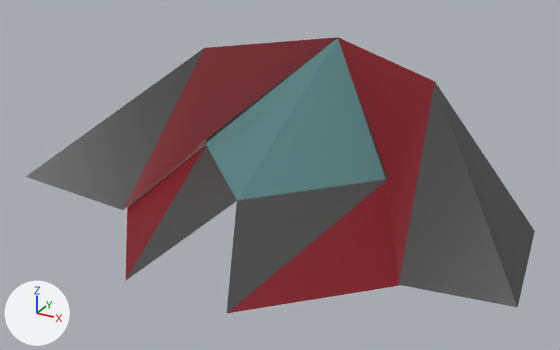
Before and after pictures for a commit that changed the FBX model Assets/Models/Fighter.fbx.
Before and after are seen from a camera (50 mm lens) standing at (0.0194, -0.0365, 0.0199) and looking at (-0.0041, 0.0063, -0.0015). The lights are fixed; the arrows at lower left show +X, +Y and +Z. Where no turn or scale is listed for an object, it has been applied to the vertices.

Script lines for the objects in view, before the commit:
```python
ob_polysurface1 = bpy.data.objects.new('polySurface1', me_mesh_006)
ob_polysurface1.location = (0.00634, 0.00609, -0.00046)
ob_polysurface2 = bpy.data.objects.new('polySurface2', me_mesh_007)
ob_polysurface2.location = (0.00228, 0.00609, -0.00046)
ob_ppyramid1 = bpy.data.objects.new('pPyramid1', me_mesh)
ob_ppyramid1.location = (0.0, 0.0, 0.0)
ob_ppyramid3 = bpy.data.objects.new('pPyramid3', me_mesh_001)
ob_ppyramid3.location = (-0.01586, -0.00008, 0.0)
ob_ppyramid5 = bpy.data.objects.new('pPyramid5', me_mesh_002)
ob_ppyramid5.location = (-0.00353, 0.00688, 0.003)
ob_ppyramid6 = bpy.data.objects.new('pPyramid6', me_mesh_003)
ob_ppyramid6.location = (0.00033, 0.01217, 0.00005)
```
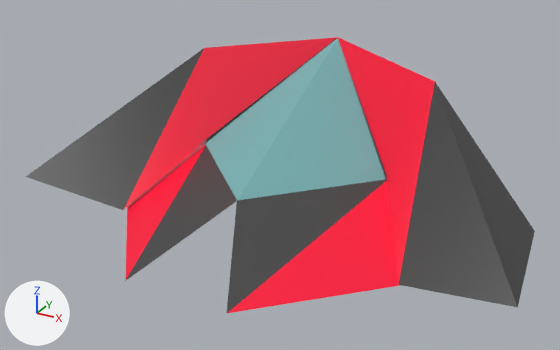
The edits, one by one:
Material 'RedStripe' (mat_redstripe) changes colour from dark red #7c0015 to red #ff0037; in linear values from (0.2, 0.0, 0.00769) to (1.0, 0.0, 0.0385).
Material 'FighterGlass' (mat_fighterglass) changes colour from cyan #558082 to cyan #77b1b3; in linear values from (0.0915, 0.217, 0.222) to (0.186, 0.442, 0.452).

Pixel boxes (x1, y1, x2, y2) of what changed, in the pictures (560 x 350 px):
'polySurface1', recoloured
    both: (338, 37, 438, 285)
'polySurface2', recoloured
    both: (121, 37, 338, 210)
'pPyramid1', recoloured
    both: (227, 179, 399, 313)
'pPyramid5', recoloured
    both: (205, 38, 386, 200)
'pPyramid3', recoloured
    both: (125, 144, 241, 281)
